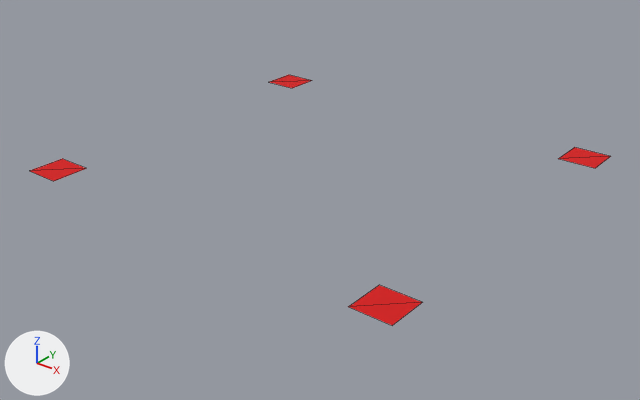
Before and after pictures for a commit that changed the glTF model dist/models/gcp.glb.
Rendered twice from a 50 mm camera at (183.9, -213.3, 90.4) aimed at (56.5, -54.0, -8.4). Arrows for +X, +Y and +Z are at lower left; the lights stay in place. The picture after the commit comes second. Mesh edges are drawn as thin lines. Where no turn or scale is listed for an object, it has been applied to the vertices.

The first picture shows 'Rectangle', 'Rectangle 2', 'Rectangle 3', 'Rectangle 3.001'.
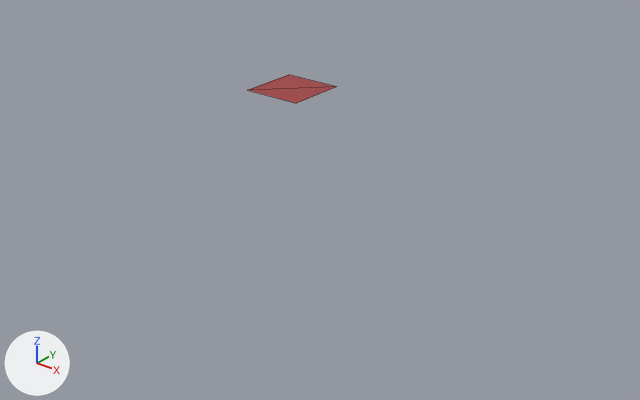
Edits to the scene script, one JSON object a line:
```json
{"op": "set", "path": "mat_material_0.base_color", "old": "(0.668, 0.00519, 0.00519)", "new": "(0.359, 0.0612, 0.0612)", "note": "red #d51010 -> red #a24646"}
{"block": "me_mesh_3", "where": "# used by ob_rectangle; location = (5.0, -5.0, 0.0)"}
{"op": "remove", "block": "me_mesh_3", "code": "me_mesh_3.from_pydata(...)  # 4 vertices, 2 faces; spans x -5.0..5.0, y -5.0..5.0, z 0.0"}
{"op": "remove", "block": "me_mesh_3", "code": "me_mesh_3.materials.append(mat_material_3)  # red #d51010"}
{"op": "add", "block": "me_mesh_3", "code": "me_mesh_3.from_pydata(...)  # 4 vertices, 2 faces; spans x -10.0..10.0, y -10.0..10.0, z 0.0"}
{"block": "me_mesh_3", "change": "me_mesh_3 part 1"}
{"op": "set", "path": "me_mesh_3.vertices[0].co", "old": "(5.0, 5.0, 0.0)", "new": "(10.0, 10.0, 0.0)", "note": "pixel (312, 80) -> pixel (336, 86)"}
{"op": "set", "path": "me_mesh_3.vertices[1].co", "old": "(-5.0, -5.0, 0.0)", "new": "(-10.0, -10.0, 0.0)", "note": "pixel (268, 82) -> pixel (247, 90)"}
{"op": "set", "path": "me_mesh_3.vertices[2].co", "old": "(5.0, -5.0, 0.0)", "new": "(10.0, -10.0, 0.0)", "note": "pixel (292, 88) -> pixel (296, 103)"}
{"op": "set", "path": "me_mesh_3.vertices[3].co", "old": "(-5.0, 5.0, 0.0)", "new": "(-10.0, 10.0, 0.0)", "note": "pixel (288, 74)"}
{"op": "add", "block": "me_mesh_3", "code": "me_mesh_3.materials.append(mat_material_0)  # red #a24646"}
{"op": "remove", "block": "ob_rectangle_3", "code": ["ob_rectangle_3 = bpy.data.objects.new('Rectangle 3', me_mesh_0)", "ob_rectangle_3.location = (105.0, -95.0, 0.0)"]}
{"op": "remove", "block": "ob_rectangle_2", "code": ["ob_rectangle_2 = bpy.data.objects.new('Rectangle 2', me_mesh_1)", "ob_rectangle_2.location = (105.0, -5.0, 0.0)"]}
{"op": "remove", "block": "ob_rectangle_3_001", "code": ["ob_rectangle_3_001 = bpy.data.objects.new('Rectangle 3.001', me_mesh_2)", "ob_rectangle_3_001.location = (5.0, -95.0, 0.0)"]}
{"op": "set", "path": "ob_rectangle.location", "old": "(5.0, -5.0, 0.0)", "new": "(10.0, -10.0, 0.0)"}
```

What differs and where, as boxes (x1, y1, x2, y2) in the pictures (640 x 400 px):
```json
{"object": "Rectangle 3", "change": "deleted", "before": [349, 285, 422, 326], "on screen": "red"}
{"object": "Rectangle", "change": "recoloured, reshaped, moved", "before": [270, 75, 312, 88], "after": [249, 75, 335, 103], "on screen": "102% wider, 107% taller"}
{"object": "Rectangle 3.001", "change": "deleted", "before": [30, 159, 87, 181], "on screen": "red"}
{"object": "Rectangle 2", "change": "deleted", "before": [559, 147, 611, 168], "on screen": "red"}
```
